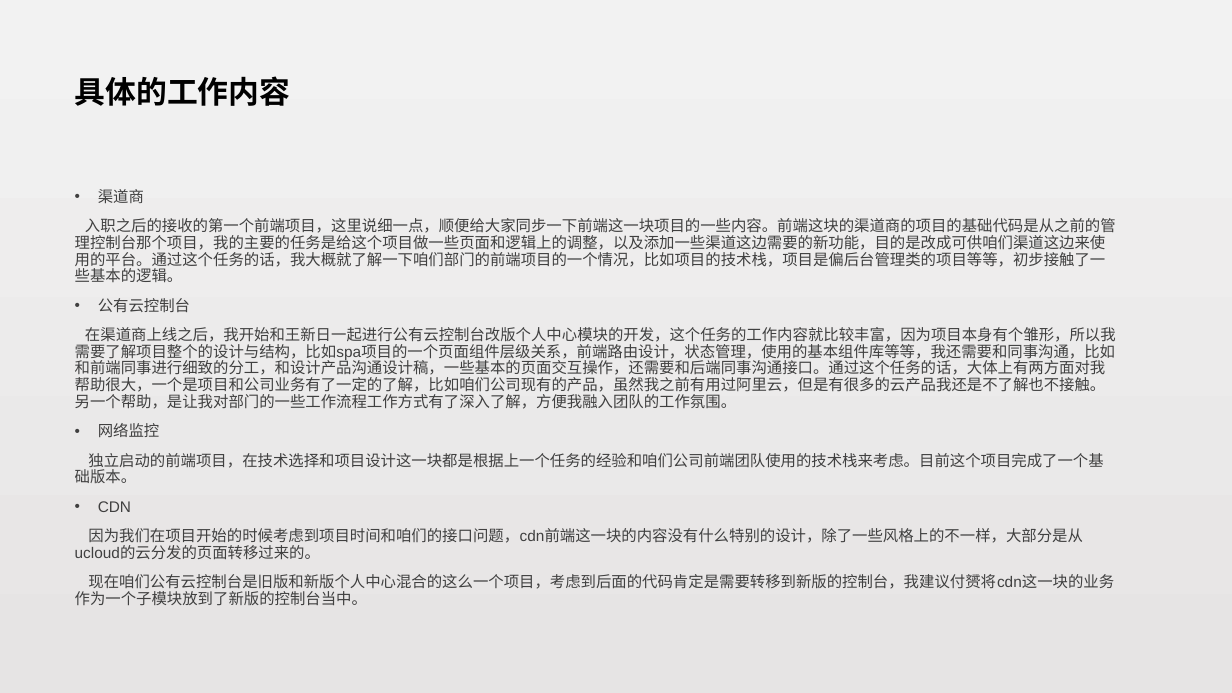
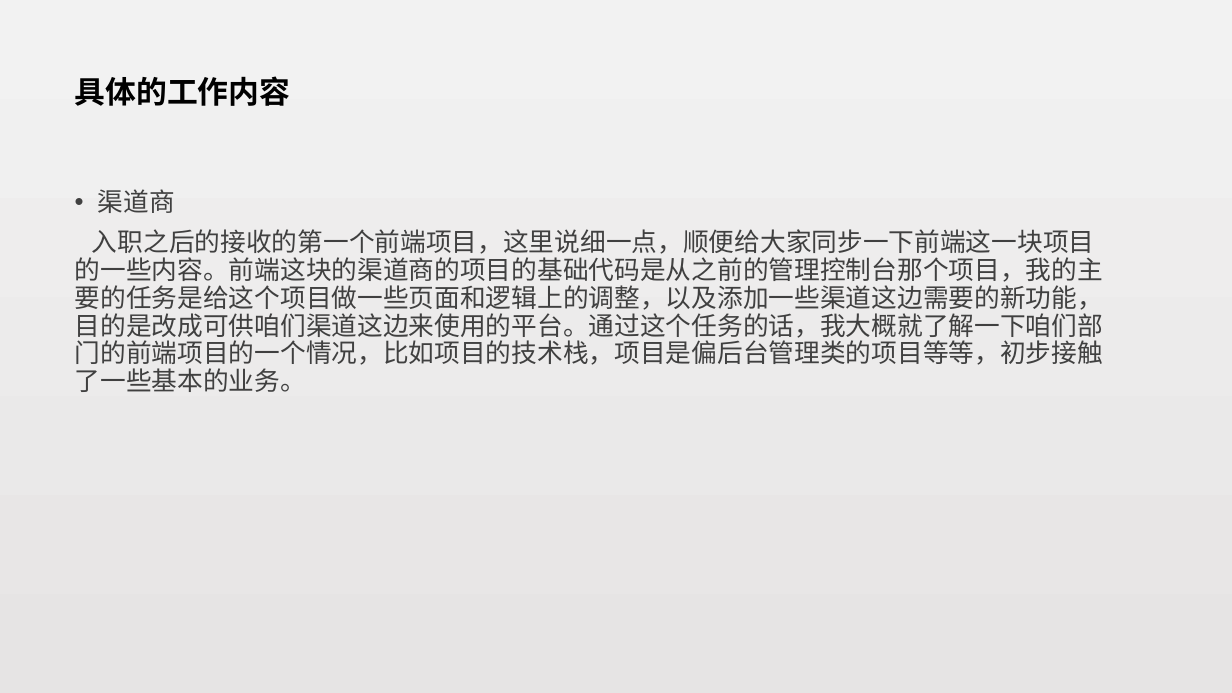
Before and after one commit to zepang/Rx_note, a slide deck: slide 4 of 赖泽海-试用期工作总结.pptx. Drawn at 1232x693 pixels with LibreOffice and Linux fonts; fonts in the diff are those of the drawing. Boxes give left, top, right and bottom in pixels: in the first picture for what was removed or moved away, otherwise in the second. Text is boxed around its words. In the diff, an @@ line names an element or a change of style, - is before the commit and + after.

Commit message:
修改工作总结的ppt

```diff
--- a/赖泽海-试用期工作总结.pptx
+++ b/赖泽海-试用期工作总结.pptx
@@ text at (98,189,175,213): size 12 to 20 pt in "渠道商" @@
@@ text at (75,229,1103,392): text changed; size 12 to 20 pt @@
-入职之后的接收的第一个前端项目，这里说细一点，顺便给大家同步一下前端这一块项目的一些内容。前端这块的渠道商的项目的基础代码是从之前的管理控制台那个项目，我的主要的任务是给这个项目做一些页面和逻辑上的调整，以及添加一些渠道这边需要的新功能，目的是改成可供咱们渠道这边来使用的平台。通过这个任务的话，我大概就了解一下咱们部门的前端项目的一个情况，比如项目的技术栈，项目是偏后台管理类的项目等等，初步接触了一些基本的逻辑。
-• 公有云控制台
-在渠道商上线之后，我开始和王新日一起进行公有云控制台改版个人中心模块的开发，这个任务的工作内容就比较丰富，因为项目本身有个雏形，所以我需要了解项目整个的设计与结构，比如spa项目的一个页面组件层级关系，前端路由设计，状态管理，使用的基本组件库等等，我还需要和同事沟通，比如和前端同事进行细致的分工，和设计产品沟通设计稿，一些基本的页面交互操作，还需要和后端同事沟通接口。通过这个任务的话，大体上有两方面对我帮助很大，一个是项目和公司业务有了一定的了解，比如咱们公司现有的产品，虽然我之前有用过阿里云，但是有很多的云产品我还是不了解也不接触。另一个帮助，是让我对部门的一些工作流程工作方式有了深入了解，方便我融入团队的工作氛围。
-• 网络监控
-独立启动的前端项目，在技术选择和项目设计这一块都是根据上一个任务的经验和咱们公司前端团队使用的技术栈来考虑。目前这个项目完成了一个基础版本。
-• CDN
-因为我们在项目开始的时候考虑到项目时间和咱们的接口问题，cdn前端这一块的内容没有什么特别的设计，除了一些风格上的不一样，大部分是从ucloud的云分发的页面转移过来的。
-现在咱们公有云控制台是旧版和新版个人中心混合的这么一个项目，考虑到后面的代码肯定是需要转移到新版的控制台，我建议付赟将cdn这一块的业务作为一个子模块放到了新版的控制台当中。
+入职之后的接收的第一个前端项目，这里说细一点，顺便给大家同步一下前端这一块项目的一些内容。前端这块的渠道商的项目的基础代码是从之前的管理控制台那个项目，我的主要的任务是给这个项目做一些页面和逻辑上的调整，以及添加一些渠道这边需要的新功能，目的是改成可供咱们渠道这边来使用的平台。通过这个任务的话，我大概就了解一下咱们部门的前端项目的一个情况，比如项目的技术栈，项目是偏后台管理类的项目等等，初步接触了一些基本的业务。
```
Also in this commit, not shown: 5 other slides changed, 3 slides added, 1 other file.
